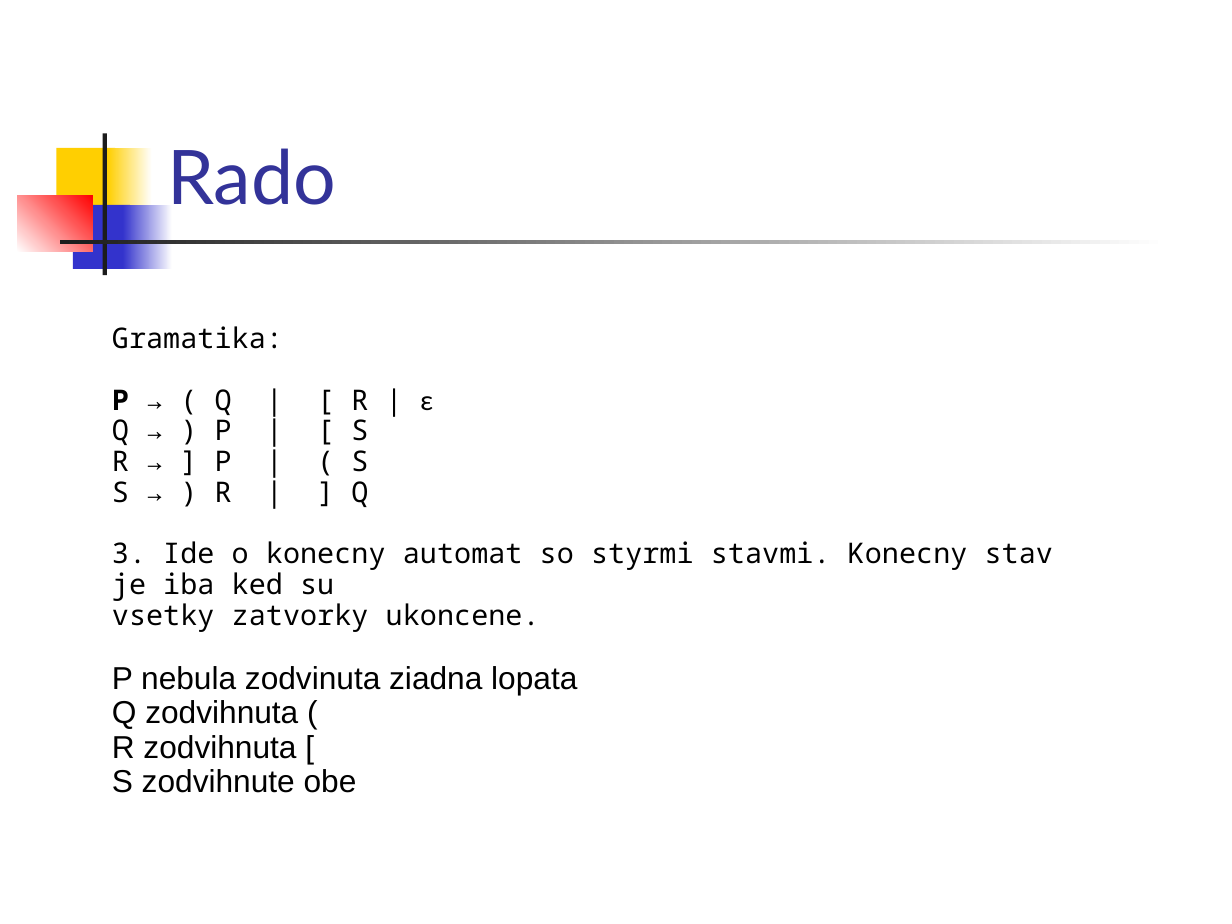
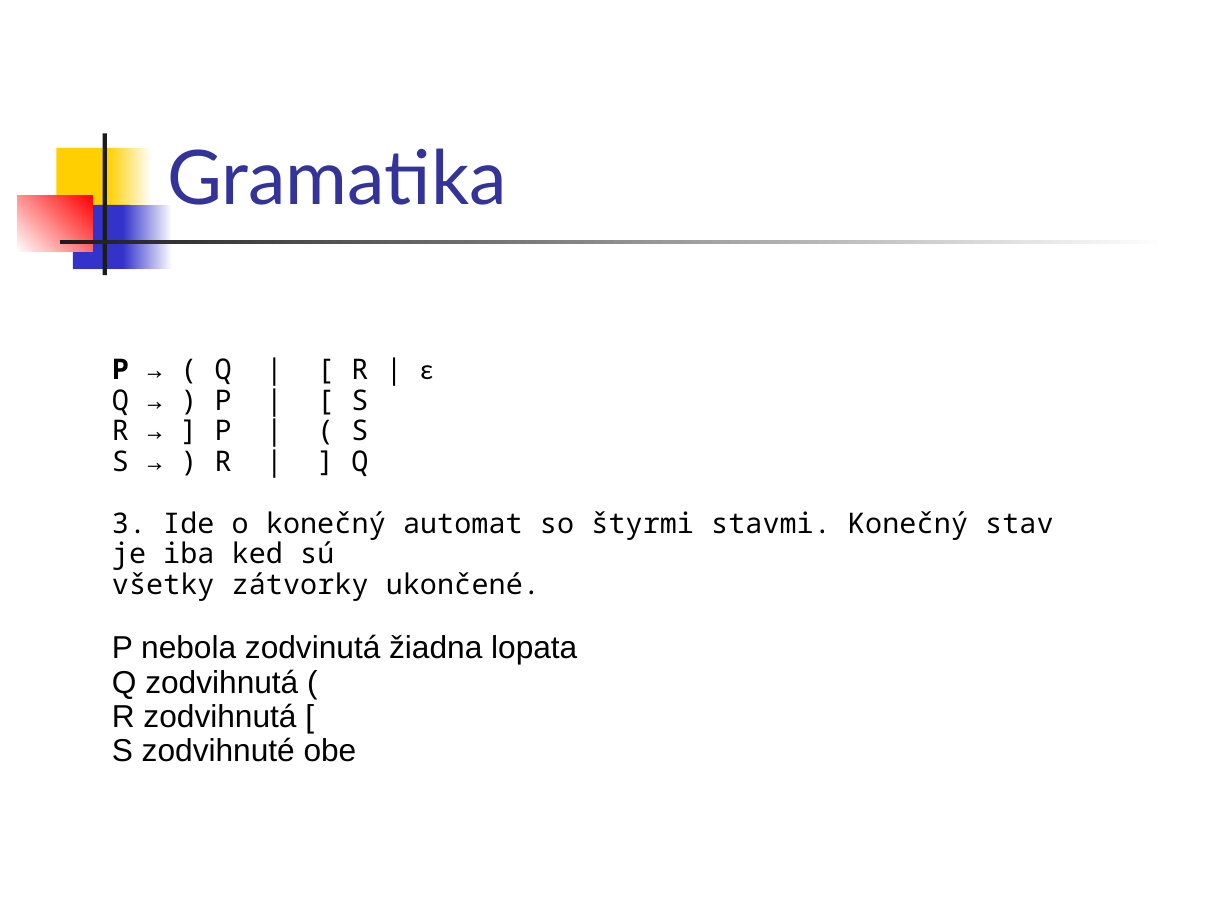
Before and after one commit to Funkcionalne/Prednasky, a slide deck: slide 22 of 10/10_fpro.ppt. Drawn at 1232x924 pixels with LibreOffice and Linux fonts; fonts in the diff are those of the drawing. Boxes give left, top, right and bottom in pixels: in the first picture for what was removed or moved away, otherwise in the second. Text is boxed around its words. In the diff, an @@ line names an element or a change of style, - is before the commit and + after.

```diff
--- a/10/10_fpro.ppt
+++ b/10/10_fpro.ppt
@@ title at (167,148,507,205): text changed @@
-Rado
+Gramatika
@@ text "P → ( Q | ...": place and size @@
-text "P → ( Q | ..." at (112,326,1053,793)
+text "P → ( Q | ..." at (112,358,1053,762)
@@ text at (112,326,283,349): paragraph removed @@
-Gramatika:
@@ text at (112,511,1053,762): text changed @@
-3. Ide o konecny automat so styrmi stavmi. Konecny stav je iba ked su
-vsetky zatvorky ukoncene.
-P nebula zodvinuta ziadna lopata
-Q zodvihnuta (
-R zodvihnuta [
-S zodvihnute obe
+3. Ide o konečný automat so štyrmi stavmi. Konečný stav je iba ked sú
+všetky zátvorky ukončené.
+P nebola zodvinutá žiadna lopata
+Q zodvihnutá (
+R zodvihnutá [
+S zodvihnuté obe
```
Also in this commit, not shown: 2 other slides changed, 2 other files.
